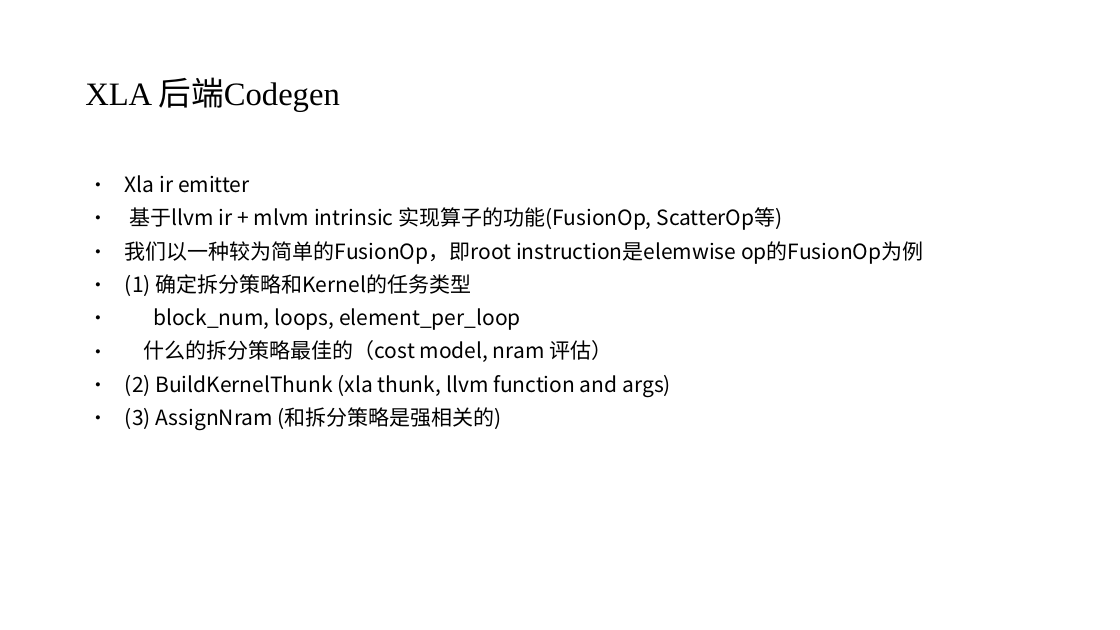
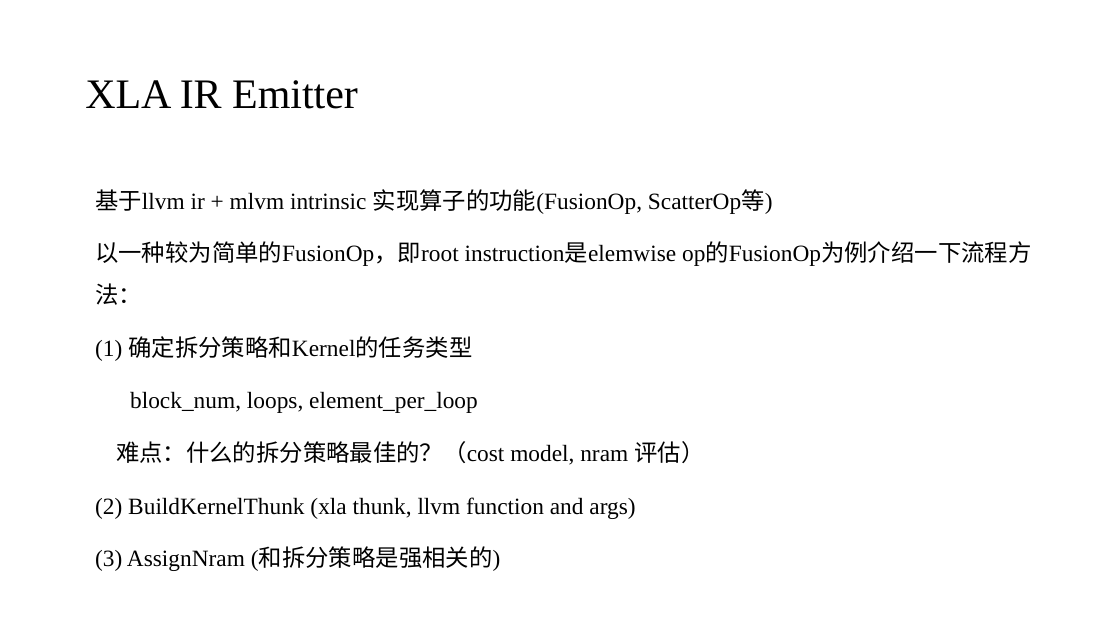
Before and after one commit to EchoWangHF/Blogs, a slide deck: slide 28 of xla/xla简介.pptx (slide 23 before the commit). Drawn at 1120x630 pixels with LibreOffice and Linux fonts; fonts in the diff are those of the drawing. Boxes give left, top, right and bottom in pixels: in the first picture for what was removed or moved away, otherwise in the second. Text is boxed around its words. In the diff, an @@ line names an element or a change of style, - is before the commit and + after.

```diff
--- a/xla/xla简介.pptx
+++ b/xla/xla简介.pptx
@@ text at (85, 80, 358, 109): text changed; size 28 to 36 pt @@
-XLA 后端Codegen
+XLA IR Emitter
@@ text at (125, 175, 250, 193): paragraph removed @@
-● Xla ir emitter
@@ text at (95, 189, 773, 571): size 18 to 20 pt, font Noto Sans CJK SC to Times New Roman in "基于llvm ir + mlvm intrinsic 实现算子的功能(FusionOp, ScatterOp等)", "(1) 确定拆分策略和Kernel的任务类型", "block_num, loops, element_per_loop", "(2) BuildKernelThunk (xla thunk, llvm function and ..." and 1 more places; bullet ● to none; line spacing 0.9 to 1.5 @@
@@ text at (95, 241, 677, 266): text changed; size 18 to 20 pt; font Noto Sans CJK SC to Times New Roman @@
-● 我们以一种较为简单的FusionOp，即root instruction是elemwise op的FusionOp为例
+以一种较为简单的FusionOp，即root instruction是elemwise op的FusionOp为例介绍一下流程方法：
@@ text at (116, 441, 704, 465): text changed; size 18 to 20 pt; font Noto Sans CJK SC to Times New Roman @@
-● 什么的拆分策略最佳的（cost model, nram 评估）
+难点：什么的拆分策略最佳的？（cost model, nram 评估）
```
Also in this commit, not shown: 25 other slides changed, 7 slides added, 2 slides removed.
